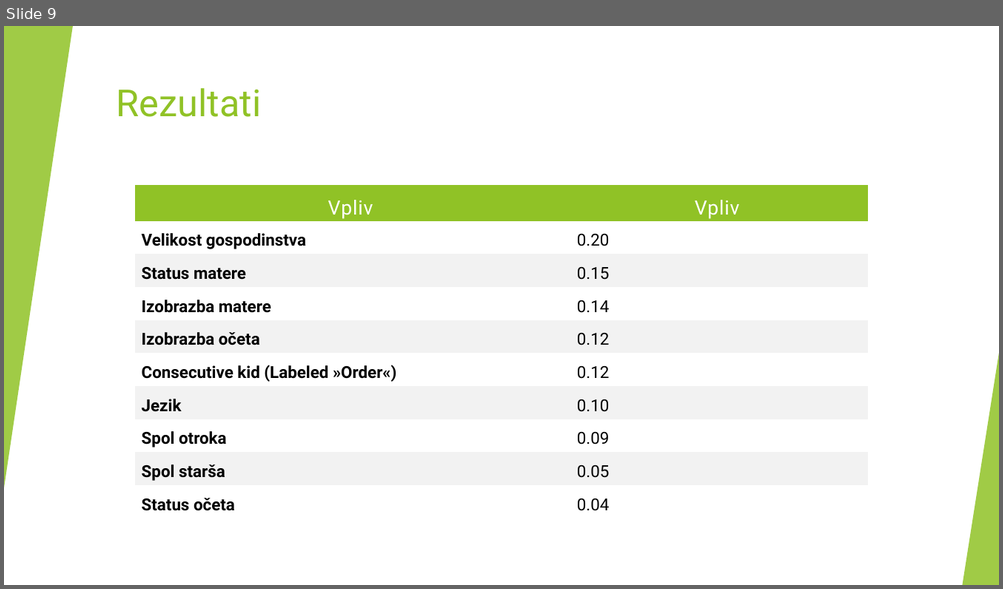
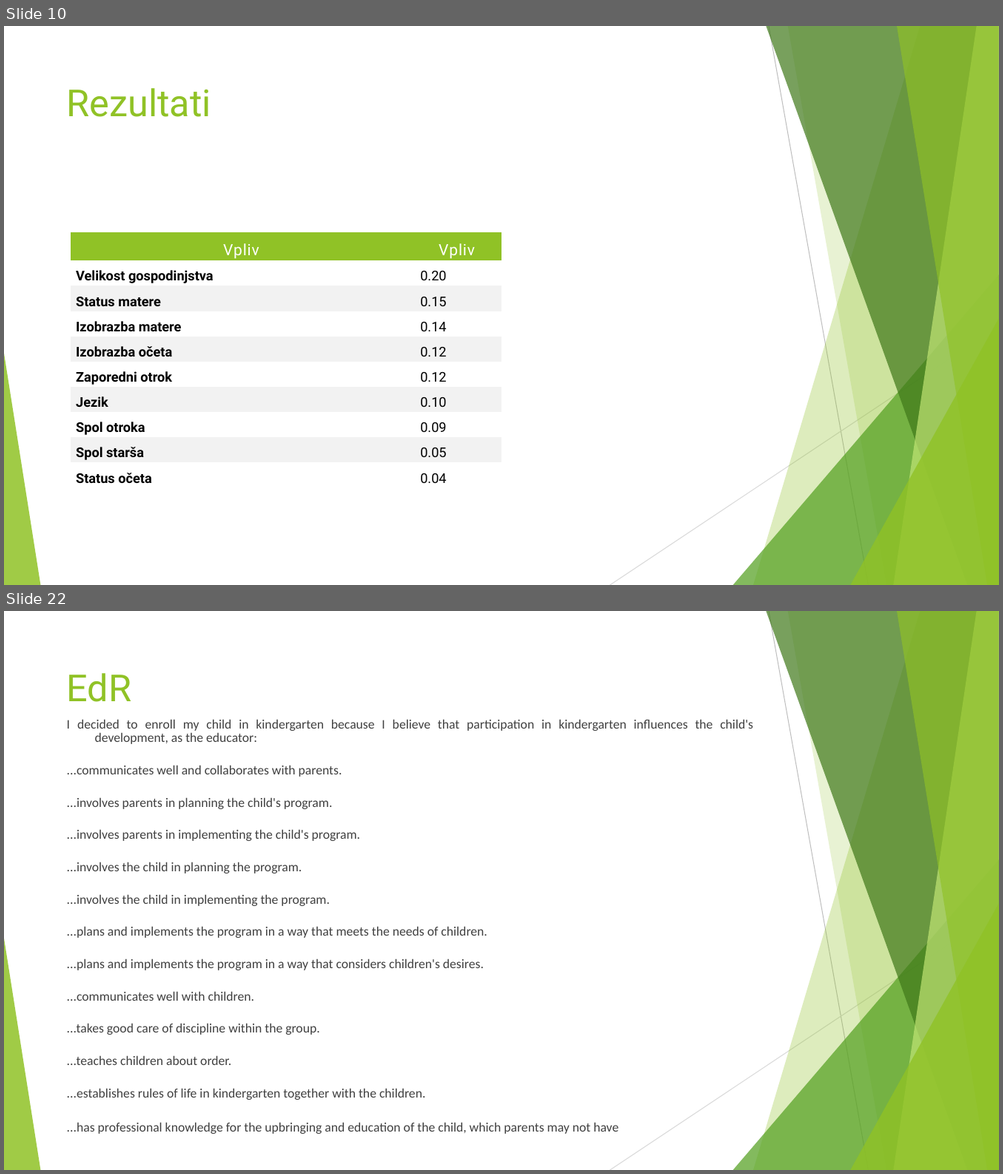
Before and after one commit to borbregant/Doktorat_all, a slide deck: stemberger/predstavitev.pptx. Shown one above the other, each under a label of ours: slide 9 before the commit, slides 10 and 22 after it; the slides between them are not shown. The pictures are 1003x589 and 1003x1174 pixels, drawn with LibreOffice and Linux fonts; fonts in the diff are those of the drawing. Boxes give left, top, right and bottom in pixels: in the first picture for what was removed or moved away, otherwise in the second. Text is boxed around its words. In the diff, an @@ line names an element or a change of style, - is before the commit and + after.

```diff
--- a/stemberger/predstavitev.pptx
+++ b/stemberger/predstavitev.pptx
@@ slide 22 added at bbox=[4, 611, 999, 1170], background #FFFFFF; not listed: 10 template elements that a slide beside it also shows @@
@@ title added at bbox=[67, 673, 132, 702], 36 pt, text #90C226 @@
+EdR
@@ text added at bbox=[67, 719, 753, 1134], 12.6 pt, text #404040 @@
+I decided to enroll my child in kindergarten because I believe that participation in kindergarten influences the child's development, as the educator:
+...communicates well and collaborates with parents.
+...involves parents in planning the child's program.
+...involves parents in implementing the child's program.
+...involves the child in planning the program.
+...involves the child in implementing the program.
+...plans and implements the program in a way that meets the needs of children.
+...plans and implements the program in a way that considers children's desires.
+...communicates well with children.
+...takes good care of discipline within the group.
+...teaches children about order.
+...establishes rules of life in kindergarten together with the children.
+...has professional knowledge for the upbringing and education of the child, which parents may not have
@@ what was slide 9 is now slide 10 @@
@@ slide 10 changed as well @@
@@ rectangle removed at bbox=[4, 26, 999, 585] @@
@@ triangle removed at bbox=[4, 26, 73, 488] @@
@@ title "Rezultati": place and size @@
-title "Rezultati" at bbox=[116, 88, 261, 117]
+title "Rezultati" at bbox=[67, 88, 211, 117]
@@ table at bbox=[71, 232, 502, 488] @@
-row 2, column 1: Velikost gospodinstva
+row 2, column 1: Velikost gospodinjstva
-row 6, column 1: Consecutive kid (Labeled »Order«)
+row 6, column 1: Zaporedni otrok
@@ size 19 to 15 pt in "Vpliv", "Vpliv" @@
@@ size 16 to 13 pt in "0.20", "Status matere", "0.15", "Izobrazba matere" and 12 more places @@
@@ table: place and size @@
-table at bbox=[134, 185, 868, 519]
+table at bbox=[71, 232, 502, 488]
@@ triangle removed at bbox=[962, 354, 999, 585] @@
```
Also in this commit, not shown: 6 other slides changed, 14 other slides added, 4 slides removed, 32 other files.
